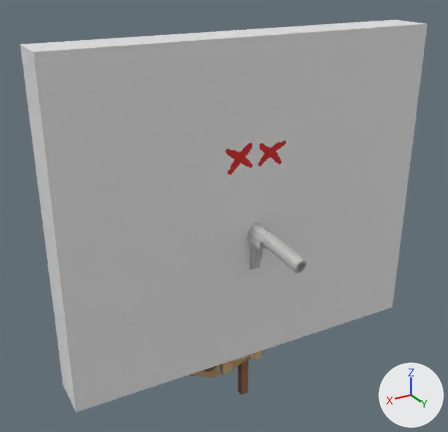
One commit to the glTF model assets/Target (6).glb: the scene before it, then after it.
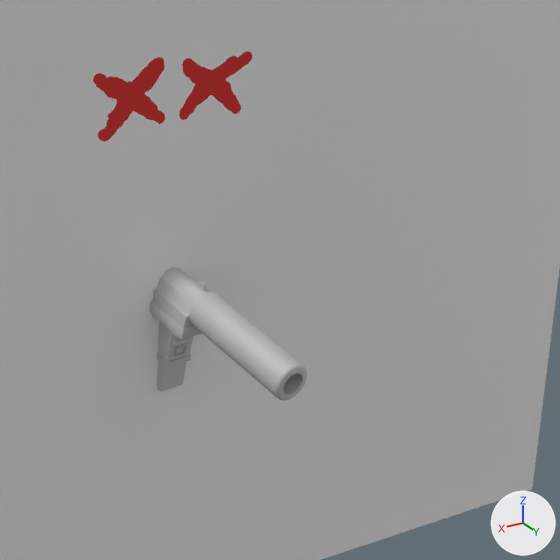
Each version is shown whole from a camera (50 mm lens) standing at (-2.76, -124.94, 6.59) and looking at (-4.65, -128.09, 5.02), then close up on the part from 42% to 90% of the width and 28% to 77% of the height. The lights are fixed; the arrows at lower right show +X, +Y and +Z. Where no turn or scale is listed for an object, it has been applied to the vertices.

Before the edit, the objects in view are built like this:
```python
me_cube = bpy.data.meshes.new('Cube')
me_cube.from_pydata(...)  # 8 vertices, 12 faces; spans x -2.62..0.01, y 0.0..0.42, z 0.0..2.22
me_cube.materials.append(mat_monkey)  # its picture is missing
me_dead = bpy.data.meshes.new('Dead ')
me_dead.from_pydata(...)  # 4 vertices, 2 faces; spans x -0.5..0.5, y 0.0, z -0.5..0.5
me_dead.materials.append(mat_banditeyes_dead)
me_old_stylized_agent_pistol_handpainted = bpy.data.meshes.new('old_stylized_agent_pistol_handpainted')
me_old_stylized_agent_pistol_handpainted.from_pydata(...)  # 737 vertices, 1370 faces; spans x -0.09..0.066, y -0.113..0.716, z -0.175..0.234
me_old_stylized_agent_pistol_handpainted.materials.append(mat_pistol_material)  # its picture is missing
ob_cube = bpy.data.objects.new('Cube', me_cube)
ob_cube.location = (-3.577, -128.398, 3.908)
ob_dead_001 = bpy.data.objects.new('Dead.001', me_dead)
ob_dead_001.parent = ob_banditdoublerevolver
ob_dead_001.location = (-0.0139, -0.158, 1.892)
ob_dead_001.rotation_euler = (0.0, 0.0, 3.141)  # degrees (0, 0, 180)
ob_dead_001.scale = (0.49, 0.49, 0.49)
ob_old_stylized_agent_pistol_handpainted = bpy.data.objects.new('old_stylized_agent_pistol_handpainted', me_old_stylized_agent_pistol_handpainted)
ob_old_stylized_agent_pistol_handpainted.location = (-4.845, -128.281, 4.782)
```
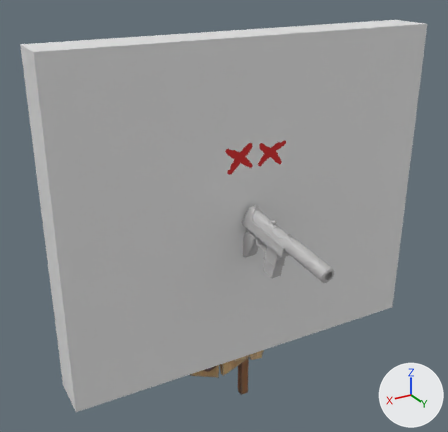
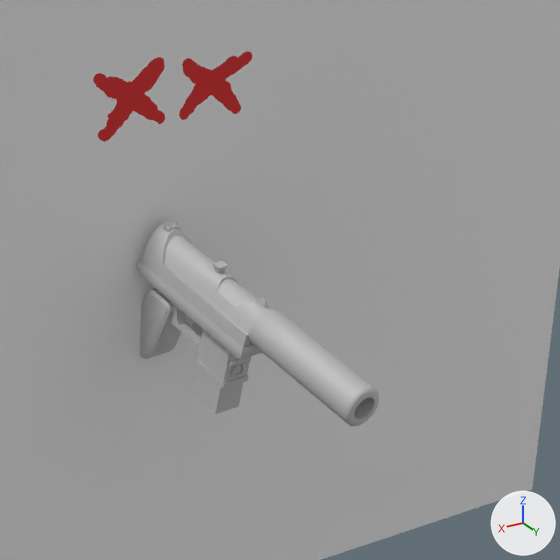
The edits, one by one:
Object 'old_stylized_agent_pistol_handpainted' (ob_old_stylized_agent_pistol_handpainted) moves from (-4.845, -128.281, 4.782) to (-4.815, -127.998, 4.859).

Pixel boxes (x1, y1, x2, y2) of what changed, in the close-ups (560 x 560 px):
'old_stylized_agent_pistol_handpainted', moved: before (149, 267, 307, 400); after (137, 221, 380, 426)
